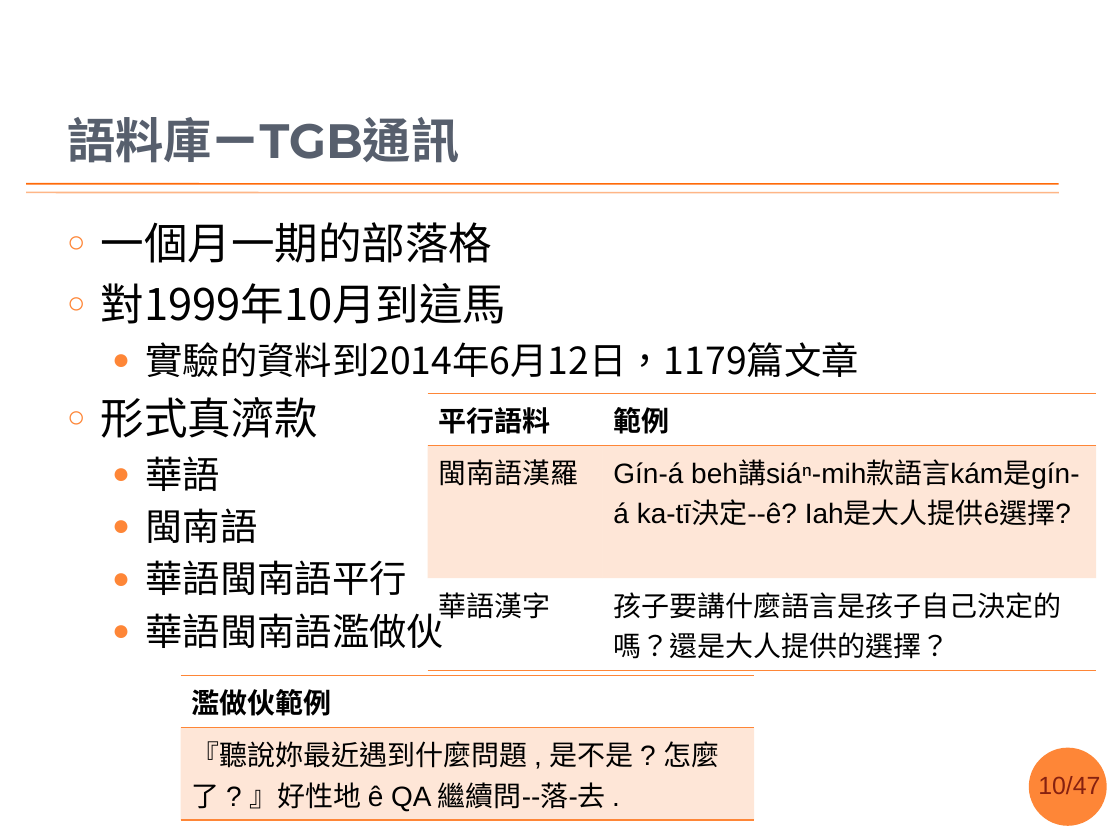
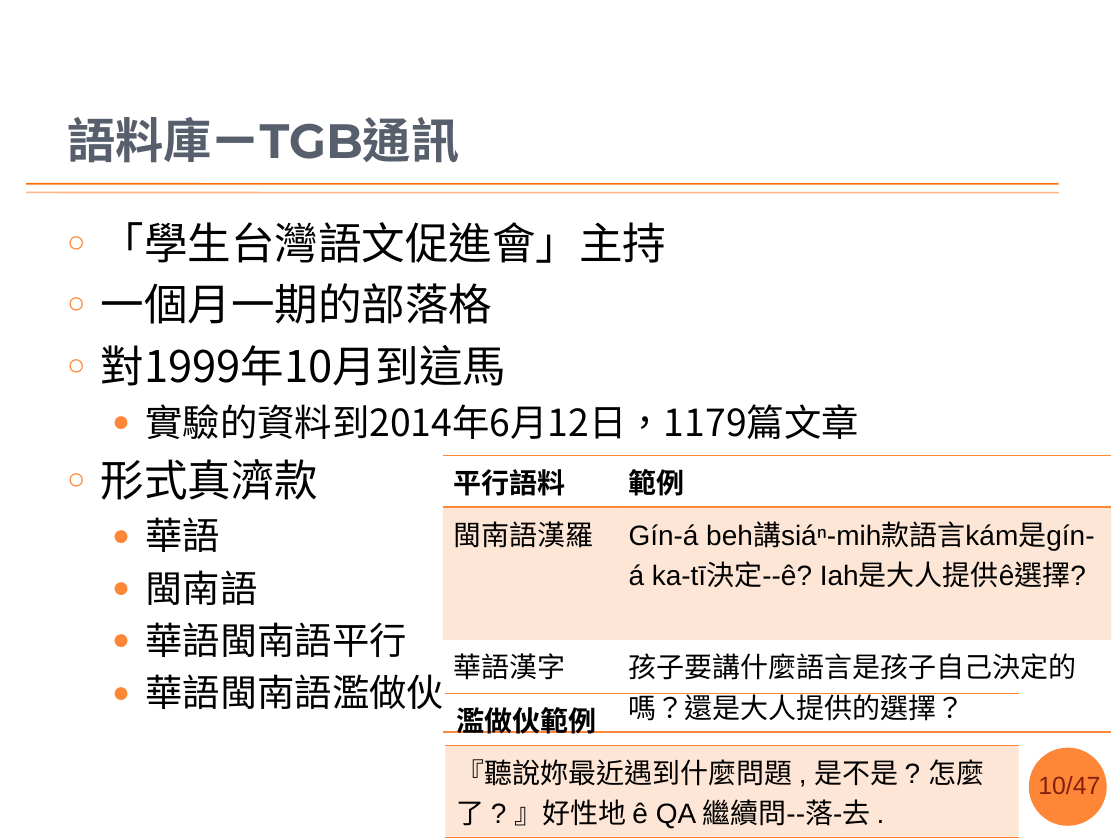
Before and after one commit to sih4sing5hong5/po3-ko3_tau5-iann2-phinn3, a slide deck: slide 10 of 翻譯報告.pptx. Drawn at 1120x840 pixels with LibreOffice and Linux fonts; fonts in the diff are those of the drawing; background and template pictures are left out. Boxes give left, top, right and bottom in pixels: in the first picture for what was removed or moved away, otherwise in the second. Text is boxed around its words. In the diff, an @@ line names an element or a change of style, - is before the commit and + after.

```diff
--- a/翻譯報告.pptx
+++ b/翻譯報告.pptx
@@ text at box(101, 222, 666, 263): paragraph added @@
+○ 「學生台灣語文促進會」主持
@@ table: place and size @@
-table at box(428, 393, 1096, 663)
+table at box(442, 455, 1111, 790)
@@ table: place and size @@
-table at box(180, 675, 754, 815)
+table at box(446, 693, 1019, 832)
```
Also in this commit, not shown: 10 other slides changed.
